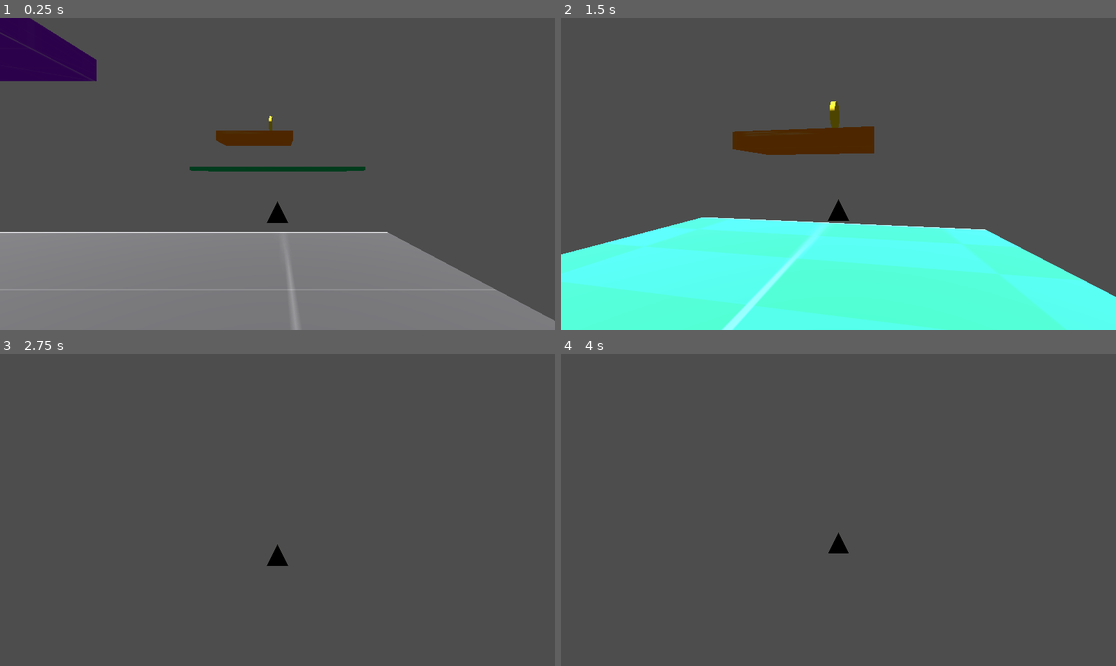
Above: before the commit, frames 1-4 (two rows, left to right).
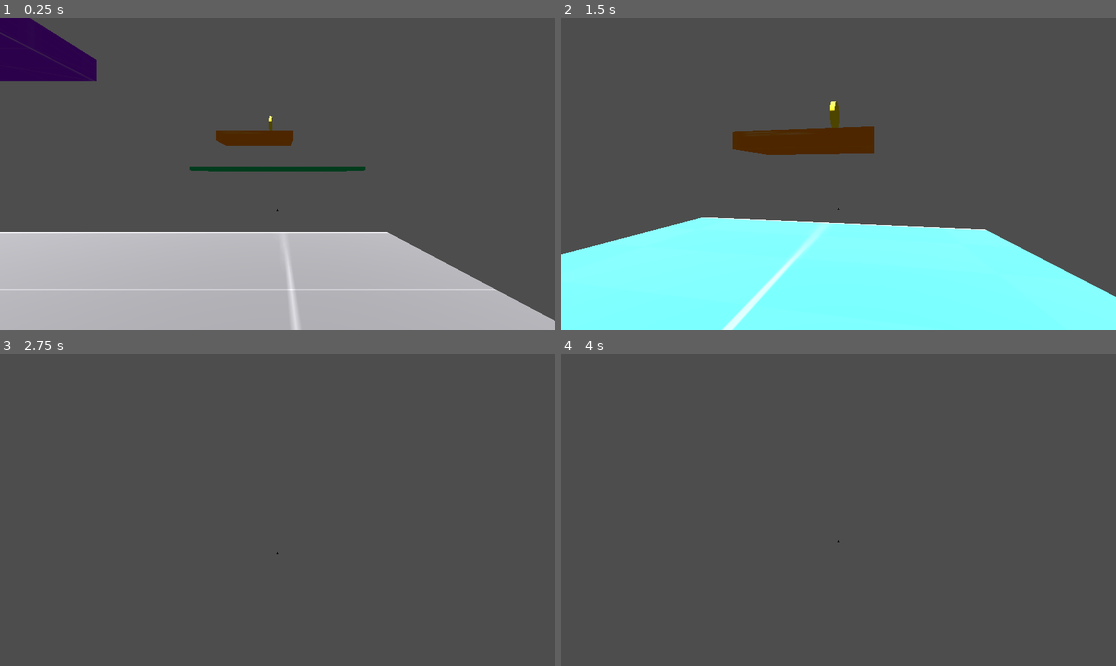
Above: after the commit, the same moments.

Repository: FelipeFik11/GRAYBOXING-Y-MOV-3D-ACT-7
Game: Godot game, scene res://nivel.tscn
The game is run twice, just before and just after one commit, with the same random seed, the same clock (stepped at 60 frames per second) and the same inputs. The project has no main scene, so this scene is started directly.
Inputs (mouse positions are in pixels of both pictures, inside the frame that each line leads up to):
- Up to frame 1 (0.25 s): no input
- Up to frame 2 (1.5 s): tap Enter at 0.5 s; move the mouse to (866, 174) at 0.52 s; hold W (move_forward) from 0.53 s (still down); tap Space (jump) at 0.77 s; move the mouse to (810, 174) at 1.27 s
- Up to frame 3 (2.75 s): keep holding W (move_forward); tap Space (jump) at 1.52 s; move the mouse to (288, 503) at 2.02 s
- Up to frame 4 (4 s): keep holding W (move_forward); tap Space (jump) at 2.75, 3.02, 3.77 s; move the mouse to (832, 516) at 2.77 s; tap Enter at 3.5 s; move the mouse to (877, 513) at 3.52 s

The runs differ from the first frame. In frame 1, 27% of the frame differs, in the area x 0-100%, y 31-100%; in frame 2, 30%, in the area x 0-100%, y 26-100%; in frame 3, 0.1%; in frame 4, 0.1%.

Commit message:
finalizacion de juego
se añadio codigo para que al recolectar 3 monedas se termine el juego

Diff:
--- /dev/null
+++ b/indicador.gd
@@ -0,0 +1,11 @@
+extends MeshInstance3D
+
+
+# Called when the node enters the scene tree for the first time.
+func _ready() -> void:
+	pass # Replace with function body.
+
+
+# Called every frame. 'delta' is the elapsed time since the previous frame.
+func _process(delta: float) -> void:
+	pass
--- a/moneda_1.gd
+++ b/moneda_1.gd
@@ -1,4 +1,9 @@
 extends Area3D
+
+
 func _on_body_entered(body):
 	if body is CharacterBody3D:
+
+		get_tree().current_scene.moneda_recolectada()
+
 		queue_free()
--- /dev/null
+++ b/nivel.gd
@@ -0,0 +1,19 @@
+extends Node3D
+
+var monedas_recolectadas := 0
+var monedas_totales := 3
+
+
+func moneda_recolectada():
+	monedas_recolectadas += 1
+
+	print("Monedas: ", monedas_recolectadas, "/", monedas_totales)
+
+	if monedas_recolectadas >= monedas_totales:
+		finalizar_juego()
+
+
+func finalizar_juego():
+	print("¡Nivel completado!")
+
+	get_tree().paused = true
--- a/nivel.tscn
+++ b/nivel.tscn
@@ -1,22 +1,24 @@
 [gd_scene format=3 uid="uid://ciskr6uewtmoj"]
 
+[ext_resource type="Script" uid="uid://bddvjrdq67xkc" path="res://nivel.gd" id="1_sdrig"]
 [ext_resource type="Script" uid="uid://wbn0fwrnjv84" path="res://player.gd" id="1_wrbek"]
 [ext_resource type="Texture2D" uid="uid://d0p0esyx1jp2v" path="res://Dark/texture_01.png" id="2_6apml"]
 [ext_resource type="Script" uid="uid://bhcet4ofx4y6o" path="res://moneda_1.gd" id="2_h06de"]
+[ext_resource type="Script" uid="uid://coo2mpso4v5cm" path="res://indicador.gd" id="2_u1w1e"]
 [ext_resource type="Texture2D" uid="uid://dshwo041mvh00" path="res://Purple/texture_05.png" id="3_d04yg"]
 [ext_resource type="Texture2D" uid="uid://b26onrsvxaw1j" path="res://Green/texture_08.png" id="4_u1w1e"]
 [ext_resource type="Texture2D" uid="uid://c1cf5hb554smu" path="res://Orange/texture_01.png" id="5_sdrig"]
 [ext_resource type="Texture2D" uid="uid://dmyvimjxv45bh" path="res://Red/texture_01.png" id="6_l1yqx"]
 [ext_resource type="Texture2D" uid="uid://bos3mi4qnhkd7" path="res://Red/texture_05.png" id="8_d04yg"]
 
-[sub_resource type="CapsuleMesh" id="CapsuleMesh_h06de"]
-
 [sub_resource type="StandardMaterial3D" id="StandardMaterial3D_7gdj4"]
 albedo_color = Color(0.023529412, 0.019607844, 0, 1)
 
 [sub_resource type="PrismMesh" id="PrismMesh_j87l1"]
 material = SubResource("StandardMaterial3D_7gdj4")
-size = Vector3(0.1, 0.1, 0.1)
+size = Vector3(0.01, 0.01, 0.01)
+
+[sub_resource type="CapsuleMesh" id="CapsuleMesh_h06de"]
 
 [sub_resource type="CapsuleShape3D" id="CapsuleShape3D_ymy7k"]
 
@@ -95,8 +97,7 @@
 radius = 0.17675781
 height = 0.8339844
 
-[sub_resource type="Environment" id="Environment_wrbek"]
-ambient_light_color = Color(0.67150897, 0.566182, 0.49117064, 1)
+[sub_resource type="Environment" id="Environment_u1w1e"]
 
 [sub_resource type="BoxShape3D" id="BoxShape3D_u1w1e"]
 size = Vector3(3.8523006, 0.85891724, 5.871155)
@@ -109,17 +110,19 @@
 size = Vector3(4, 0.8, 6)
 
 [node name="Nivel" type="Node3D" unique_id=2018608489]
+script = ExtResource("1_sdrig")
 
 [node name="player" type="CharacterBody3D" parent="." unique_id=1258938352]
 transform = Transform3D(1, 0, 0, 0, 1, 0, 0, 0, 1, 7.2994547, 1.2486155, 0)
 script = ExtResource("1_wrbek")
 
+[node name="indicador" type="MeshInstance3D" parent="player" unique_id=697557128]
+transform = Transform3D(1, 0, 0, 0, 1, 0, 0, 0, 1, 0, 0, -1)
+mesh = SubResource("PrismMesh_j87l1")
+script = ExtResource("2_u1w1e")
+
 [node name="MeshInstance3D" type="MeshInstance3D" parent="player" unique_id=930937838]
 mesh = SubResource("CapsuleMesh_h06de")
-
-[node name="MeshInstance3D" type="MeshInstance3D" parent="player/MeshInstance3D" unique_id=697557128]
-transform = Transform3D(1, 0, 0, 0, 1, 0, 0, 0, 1, 0, 0, -1)
-mesh = SubResource("PrismMesh_j87l1")
 
 [node name="CollisionShape3D" type="CollisionShape3D" parent="player" unique_id=1607145338]
 shape = SubResource("CapsuleShape3D_ymy7k")
@@ -242,11 +245,12 @@
 shape = SubResource("CapsuleShape3D_vttml")
 
 [node name="WorldEnvironment" type="WorldEnvironment" parent="." unique_id=123353991]
-environment = SubResource("Environment_wrbek")
+environment = SubResource("Environment_u1w1e")
 
 [node name="DirectionalLight3D" type="DirectionalLight3D" parent="." unique_id=196934508]
 transform = Transform3D(1, 0, 0, 0, -0.013805181, 0.99990475, 0, -0.99990475, -0.013805181, 0, 27.989727, -10.215771)
-light_energy = 4.067
+light_color = Color(1, 0.99607843, 1, 1)
+light_energy = 9.548
 
 [node name="plataforma7" type="Node3D" parent="." unique_id=938522255]
 
--- a/player.gd
+++ b/player.gd
@@ -6,7 +6,7 @@
 @export var fuerza_salto := 8.5
 @export var saltos_maximos := 2
 @export var sensibilidad_mouse := 0.003
-
+@onready var indicador = $Indicador
 @onready var camera = $Camera3D
 
 var saltos_realizados := 0
Not shown, added: indicador.gd.uid
Not shown, added: nivel.gd.uid
